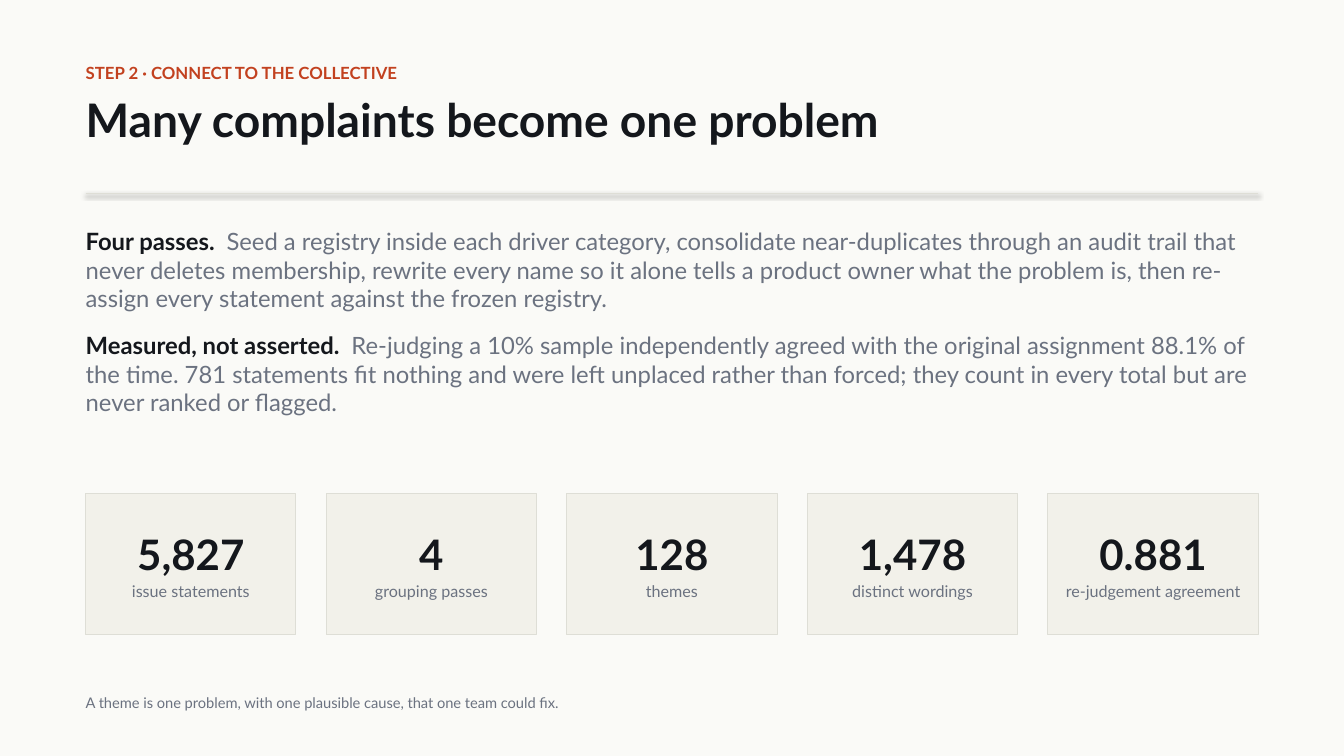
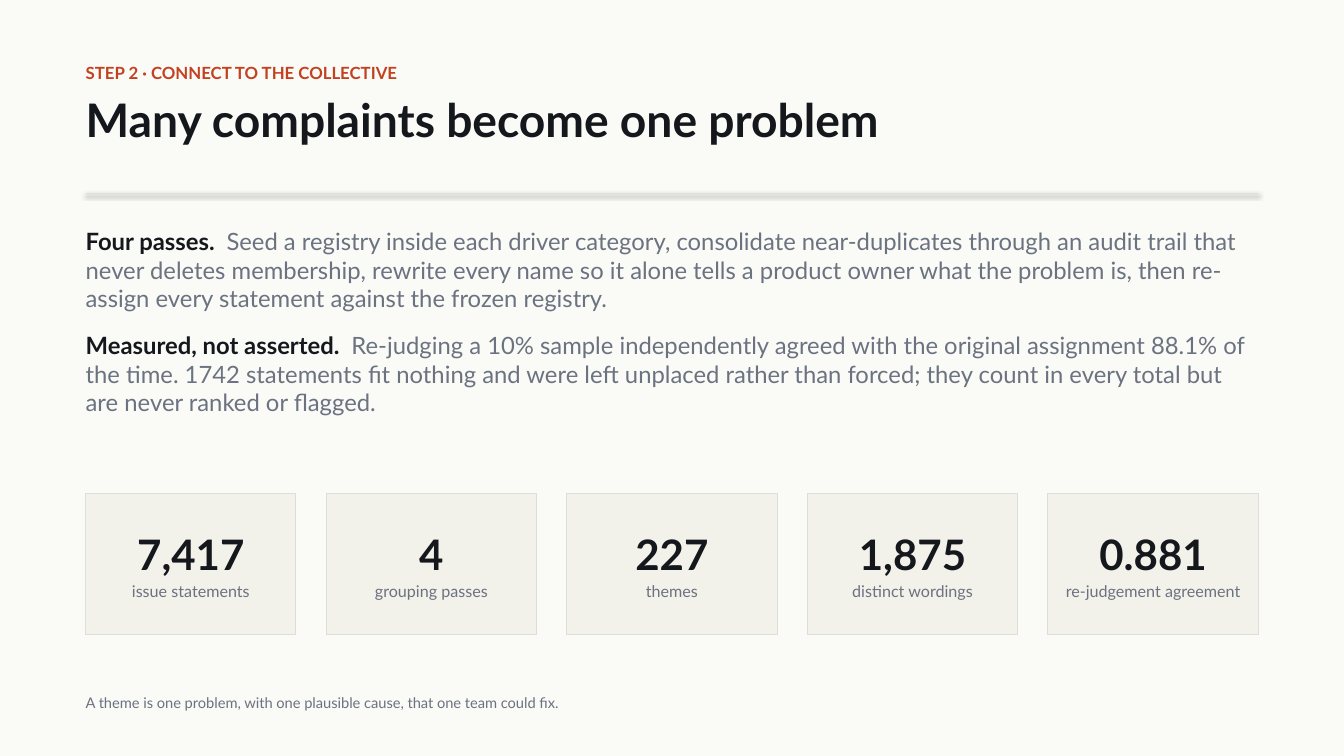
Before and after one commit to Gread/voc_hackathon, a slide deck: slide 6 of docs/voc_insights_deck.pptx. Drawn at 1344x756 pixels with LibreOffice and Linux fonts; fonts in the diff are those of the drawing. Boxes give left, top, right and bottom in pixels: in the first picture for what was removed or moved away, otherwise in the second. Text is boxed around its words. In the diff, an @@ line names an element or a change of style, - is before the commit and + after.

```diff
--- a/docs/voc_insights_deck.pptx
+++ b/docs/voc_insights_deck.pptx
@@ text at box(86, 336, 1245, 416): text changed @@
-Measured, not asserted. Re-judging a 10% sample independently agreed with the original assignment 88.1% of the time. 781 statements fit nothing and were left unplaced rather than forced; they count in every total but are never ranked or flagged.
+Measured, not asserted. Re-judging a 10% sample independently agreed with the original assignment 88.1% of the time. 1742 statements fit nothing and were left unplaced rather than forced; they count in every total but are never ranked or flagged.
@@ text in rectangle at box(137, 539, 244, 576): text changed @@
-5,827
+7,417
@@ text in rectangle at box(635, 539, 708, 570): text changed @@
-128
+227
@@ text in rectangle at box(859, 539, 966, 576): text changed @@
-1,478
+1,875
```
Also in this commit, not shown: 10 other slides changed, 5 other files.
